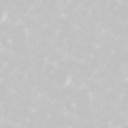
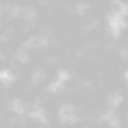
Two versions of the same layered image (128×128). Layer-by-layer changes:
painted on "Tło" over <box>0,0,128,128</box>
